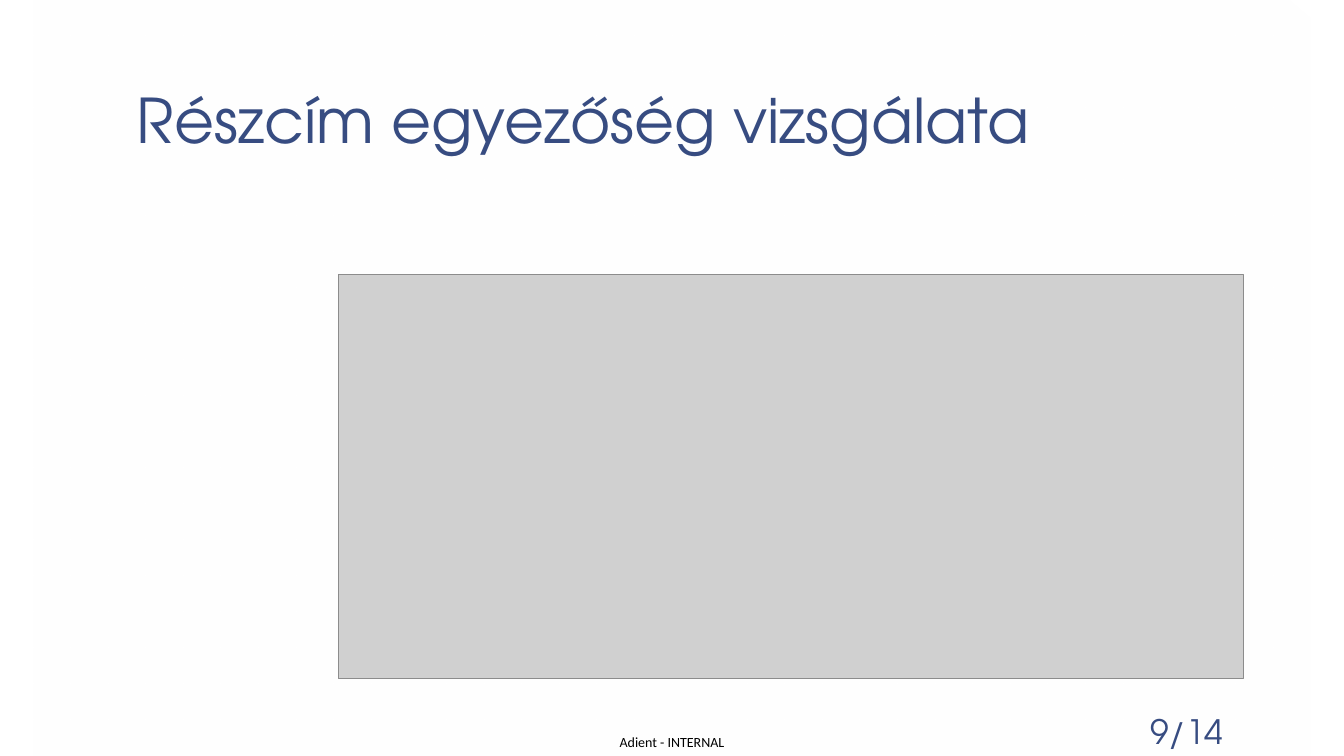
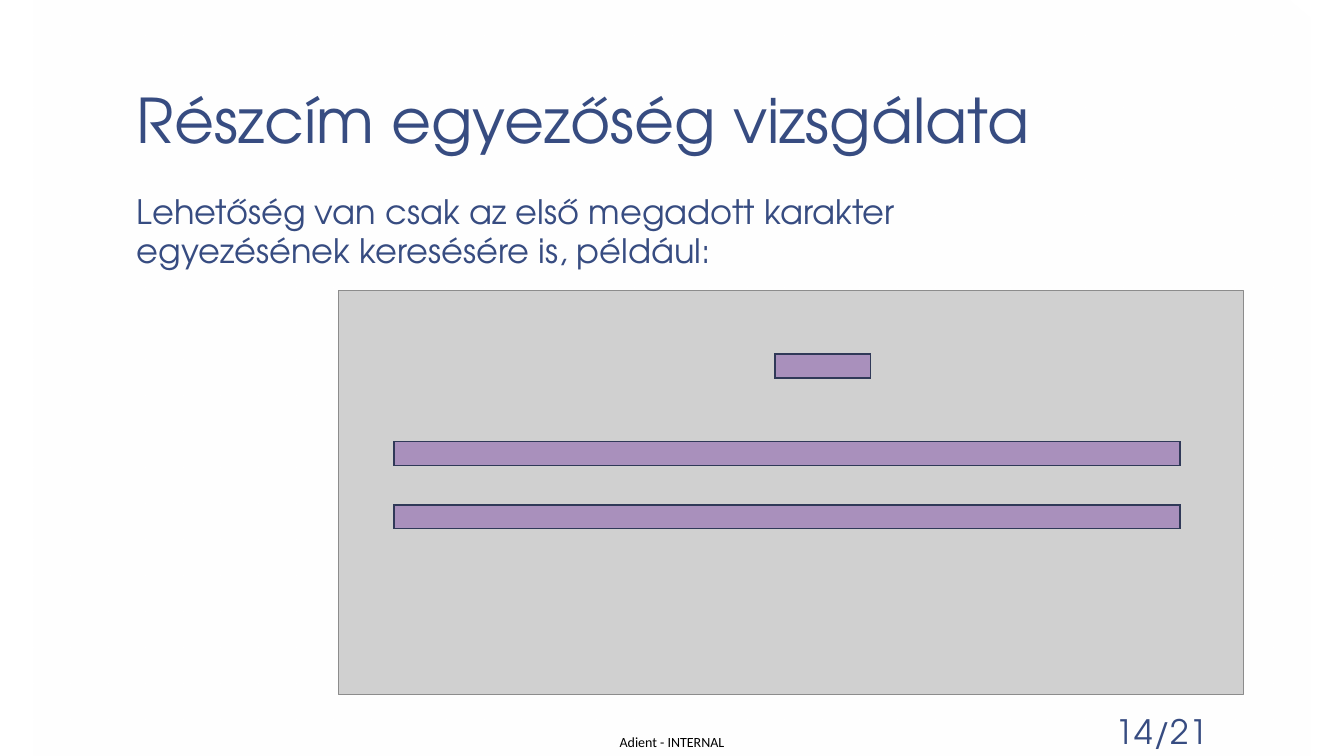
Before and after one commit to patmik2012/PubSync, a slide deck: slide 14 of Publikációs listák szinkronizálása.pptx. Drawn at 1344x756 pixels with LibreOffice and Linux fonts; fonts in the diff are those of the drawing; grey boxes stand for pictures; background and template pictures are left out. Boxes give left, top, right and bottom in pixels: in the first picture for what was removed or moved away, otherwise in the second. Text is boxed around its words. In the diff, an @@ line names an element or a change of style, - is before the commit and + after.

```diff
--- a/Publikációs listák szinkronizálása.pptx
+++ b/Publikációs listák szinkronizálása.pptx
@@ text added at (137, 198, 894, 271), 24 pt, text #374C81 @@
+Lehetőség van csak az első megadott karakter egyezésének keresésére is, például:
@@ picture: place and size @@
-picture at (338, 275, 1243, 680)
+picture at (338, 290, 1243, 695)
@@ rectangle added at (775, 354, 870, 378), fill #7030A0 at 40% opacity, outline #303A58 1 pt @@
@@ rectangle added at (394, 442, 1181, 466), fill #7030A0 at 40% opacity, outline #303A58 1 pt @@
@@ rectangle added at (394, 505, 1181, 529), fill #7030A0 at 40% opacity, outline #303A58 1 pt @@
@@ page number at (1116, 718, 1208, 749): text changed @@
-9/14
+14/21
```
Also in this commit, not shown: 15 other slides changed, 3 slides added, 1 slide removed, 4 other files.
